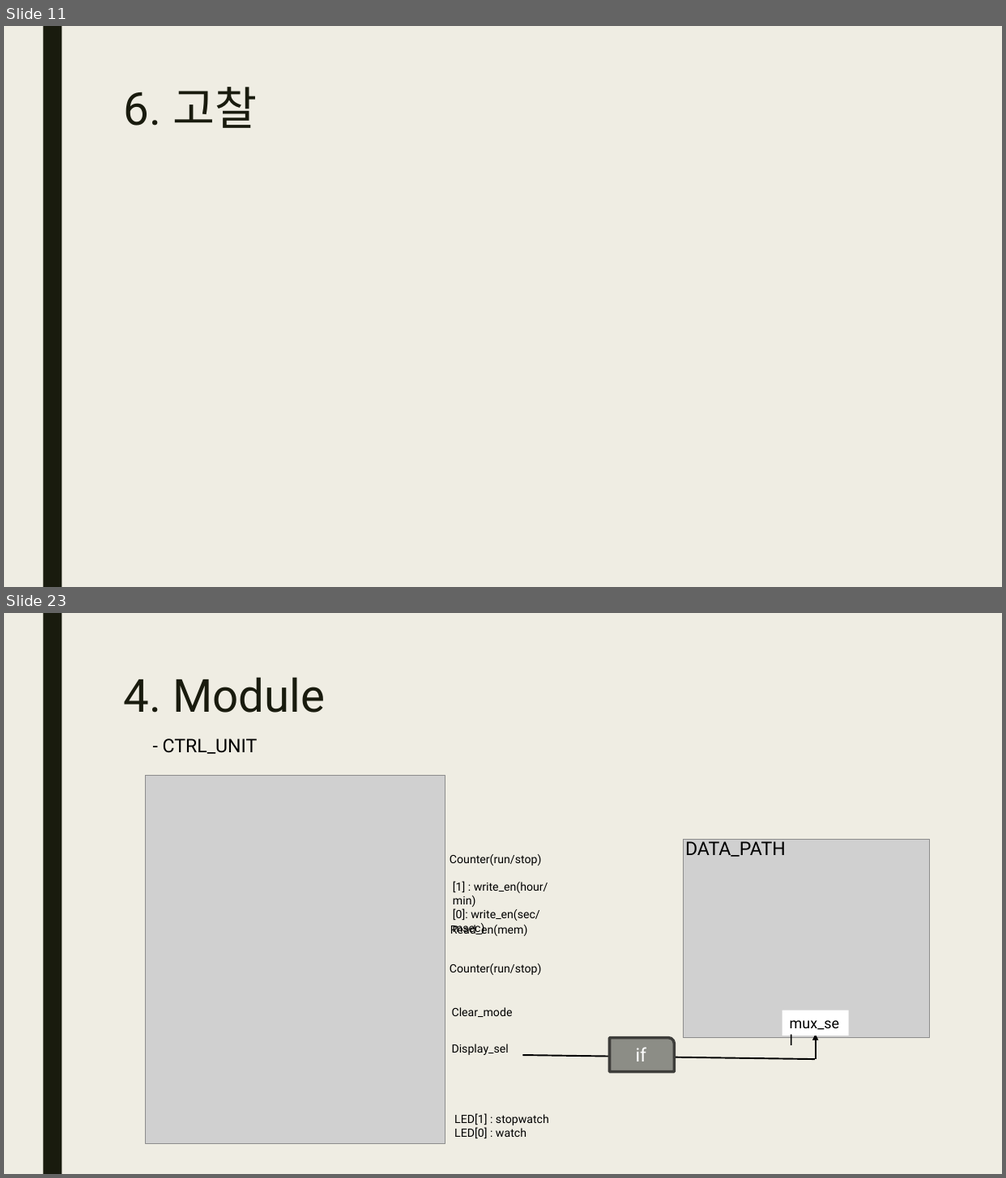
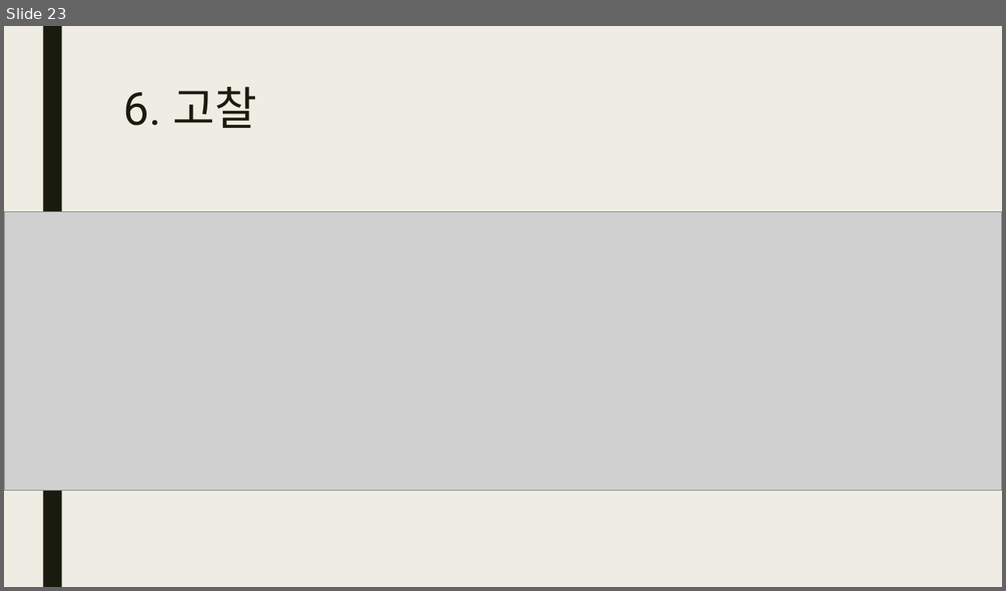
Before and after one commit to JunHyoung0608/Verilog_2026_Project, a slide deck: L01_uart_stopwatch_watch/이준형_stopwatch_watch_rev1.pptx. Shown one above the other, each under a label of ours: slides 11 and 23 before the commit, slide 23 after it; the slides between them are not shown. The pictures are 1006x1178 and 1006x591 pixels, drawn with LibreOffice and Linux fonts; fonts in the diff are those of the drawing; grey boxes stand for pictures. Boxes give left, top, right and bottom in pixels: in the first picture for what was removed or moved away, otherwise in the second. Text is boxed around its words. In the diff, an @@ line names an element or a change of style, - is before the commit and + after.

```diff
--- a/L01_uart_stopwatch_watch/이준형_stopwatch_watch_rev1.pptx
+++ b/L01_uart_stopwatch_watch/이준형_stopwatch_watch_rev1.pptx
@@ slide 23 removed at bbox=[4, 613, 1002, 1174], background #EFEDE3; not listed: 1 template element that a slide beside it also shows @@
@@ title removed at bbox=[124, 677, 325, 713] @@
-4. Module
@@ text removed at bbox=[163, 739, 258, 754] @@
-- CTRL_UNIT
@@ picture removed at bbox=[146, 776, 445, 1144] @@
@@ text removed at bbox=[450, 854, 542, 866] @@
-Counter(run/stop)
@@ picture removed at bbox=[683, 839, 929, 1037] @@
@@ text removed at bbox=[685, 839, 786, 857] @@
-DATA_PATH
@@ text removed at bbox=[453, 881, 548, 921] @@
-[1] : write_en(hour/min)
-[0]: write_en(sec/msec)
@@ text removed at bbox=[450, 923, 528, 936] @@
-Read_en(mem)
@@ text removed at bbox=[450, 964, 542, 975] @@
-Counter(run/stop)
@@ text removed at bbox=[452, 1007, 513, 1017] @@
-Clear_mode
@@ rectangle removed at bbox=[782, 1011, 849, 1036] @@
-mux_sel
@@ text removed at bbox=[452, 1044, 509, 1055] @@
-Display_sel
@@ round rect removed at bbox=[610, 1038, 674, 1072] @@
-if
@@ arrow removed from (816, 1059) to (816, 1034) @@
@@ line removed from (815, 1059) to (522, 1055) @@
@@ text removed at bbox=[454, 1114, 549, 1139] @@
-LED[1] : stopwatch
-LED[0] : watch
@@ what was slide 11 is now slide 23 @@
@@ slide 23 changed as well @@
@@ picture added at bbox=[4, 211, 1002, 491] @@
```
Also in this commit, not shown: 12 slides added, 36 other slides removed, 4 other files.
